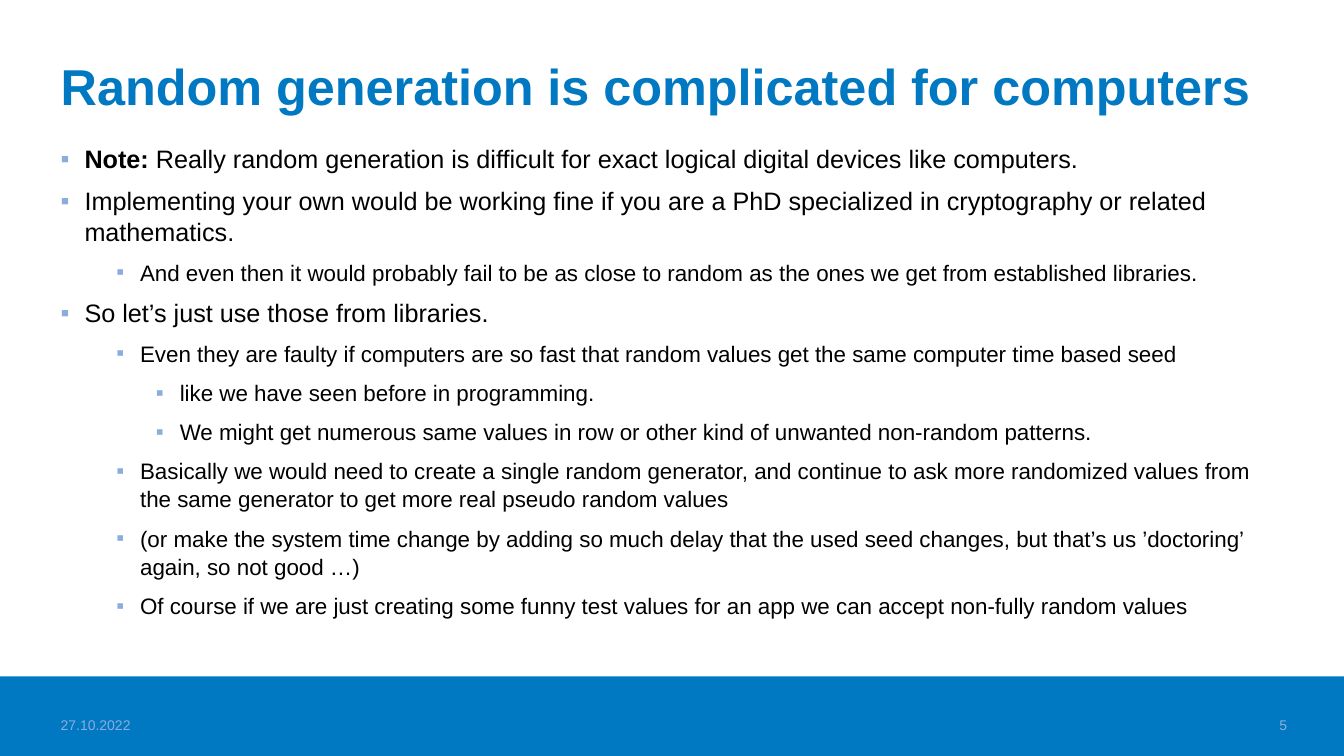
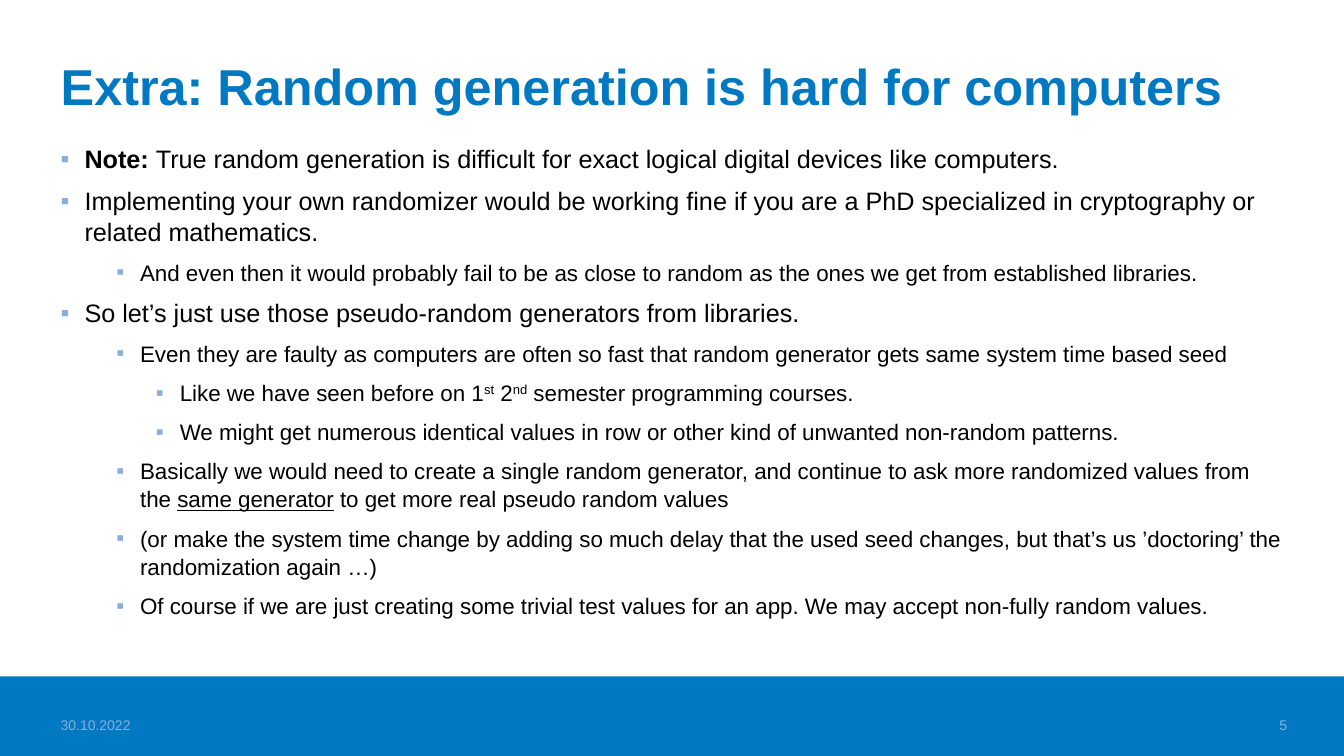
Before and after one commit to haagahelia/ohke-teknologiat, a slide deck: slide 5 of 06_ohjelmistoarkkitehtuurit_ja_patternit/uuid.pptx. Drawn at 1344x756 pixels with LibreOffice and Linux fonts; fonts in the diff are those of the drawing; background and template pictures are left out. Boxes give left, top, right and bottom in pixels: in the first picture for what was removed or moved away, otherwise in the second. Text is boxed around its words. In the diff, an @@ line names an element or a change of style, - is before the commit and + after.

```diff
--- a/06_ohjelmistoarkkitehtuurit_ja_patternit/uuid.pptx
+++ b/06_ohjelmistoarkkitehtuurit_ja_patternit/uuid.pptx
@@ title at <box>61,68,1221,114</box>: text changed @@
-Random generation is complicated for computers
+Extra: Random generation is hard for computers
@@ text at <box>85,149,1254,242</box>: text changed @@
-▪ Note: Really random generation is difficult for exact logical digital devices like computers.
-▪ Implementing your own would be working fine if you are a PhD specialized in cryptography or related mathematics.
+▪ Note: True random generation is difficult for exact logical digital devices like computers.
+▪ Implementing your own randomizer would be working fine if you are a PhD specialized in cryptography or related mathematics.
@@ text at <box>85,303,1227,445</box>: text changed @@
-▪ So let’s just use those from libraries.
-  ▪ Even they are faulty if computers are so fast that random values get the same computer time based seed
-    ▪ like we have seen before in programming.
-    ▪ We might get numerous same values in row or other kind of unwanted non-random patterns.
+▪ So let’s just use those pseudo-random generators from libraries.
+  ▪ Even they are faulty as computers are often so fast that random generator gets same system time based seed
+    ▪ Like we have seen before on 1st 2nd semester programming courses.
+    ▪ We might get numerous identical values in row or other kind of unwanted non-random patterns.
@@ text at <box>140,462,1250,512</box>: underline on in "same generator" @@
@@ text at <box>140,530,1281,619</box>: text changed @@
-  ▪ (or make the system time change by adding so much delay that the used seed changes, but that’s us ’doctoring’ again, so not good …)
-  ▪ Of course if we are just creating some funny test values for an app we can accept non-fully random values
+  ▪ (or make the system time change by adding so much delay that the used seed changes, but that’s us ’doctoring’ the randomization again …)
+  ▪ Of course if we are just creating some trivial test values for an app. We may accept non-fully random values.
@@ text at <box>61,720,131,730</box>: text changed @@
-27.10.2022
+30.10.2022
```
Also in this commit, not shown: 4 other slides changed, 2 other files.
